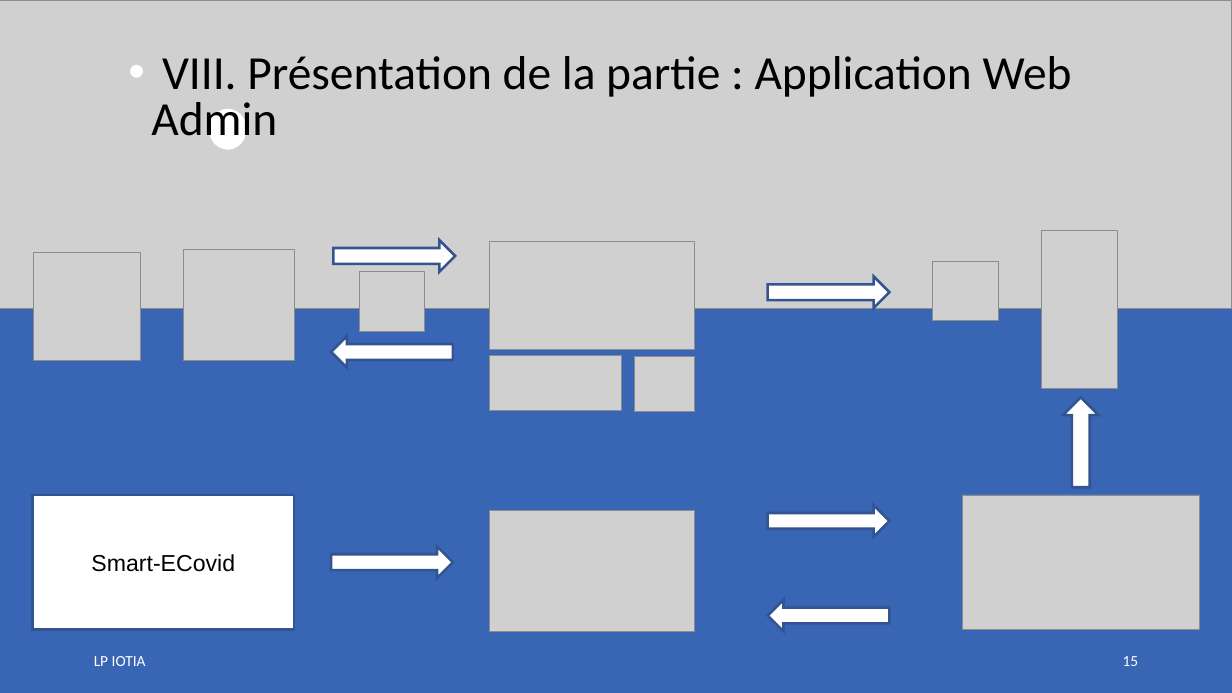
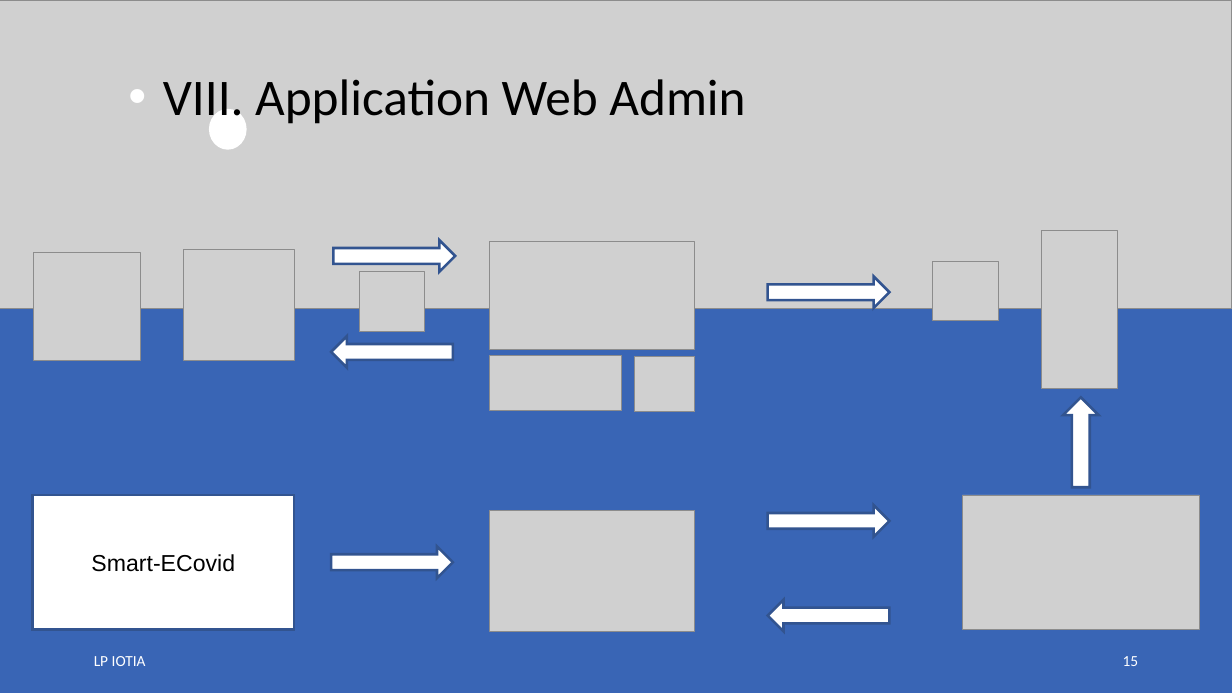
Before and after one commit to LENSAlex/ProjetIotia, a slide deck: slide 15 of Diapo_commun/PresentationCommune.pptx. Drawn at 1232x693 pixels with LibreOffice and Linux fonts; fonts in the diff are those of the drawing; grey boxes stand for pictures. Boxes give left, top, right and bottom in pixels: in the first picture for what was removed or moved away, otherwise in the second. Text is boxed around its words. In the diff, an @@ line names an element or a change of style, - is before the commit and + after.

Commit message:
Modification partie Serveur web et base de données

```diff
--- a/Diapo_commun/PresentationCommune.pptx
+++ b/Diapo_commun/PresentationCommune.pptx
@@ text at (x1=163, y1=79, x2=745, y2=128): text changed; size 37 to 40 pt @@
-• VIII. Présentation de la partie : Application Web Admin
+• VIII. Application Web Admin
```
Also in this commit, not shown: 13 other slides changed.
